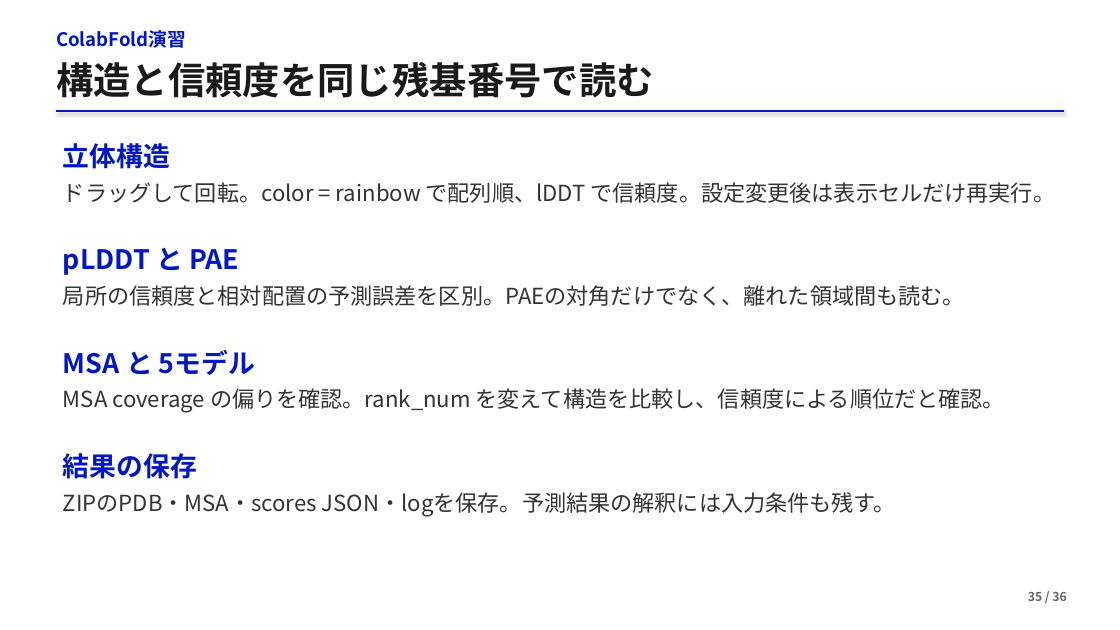
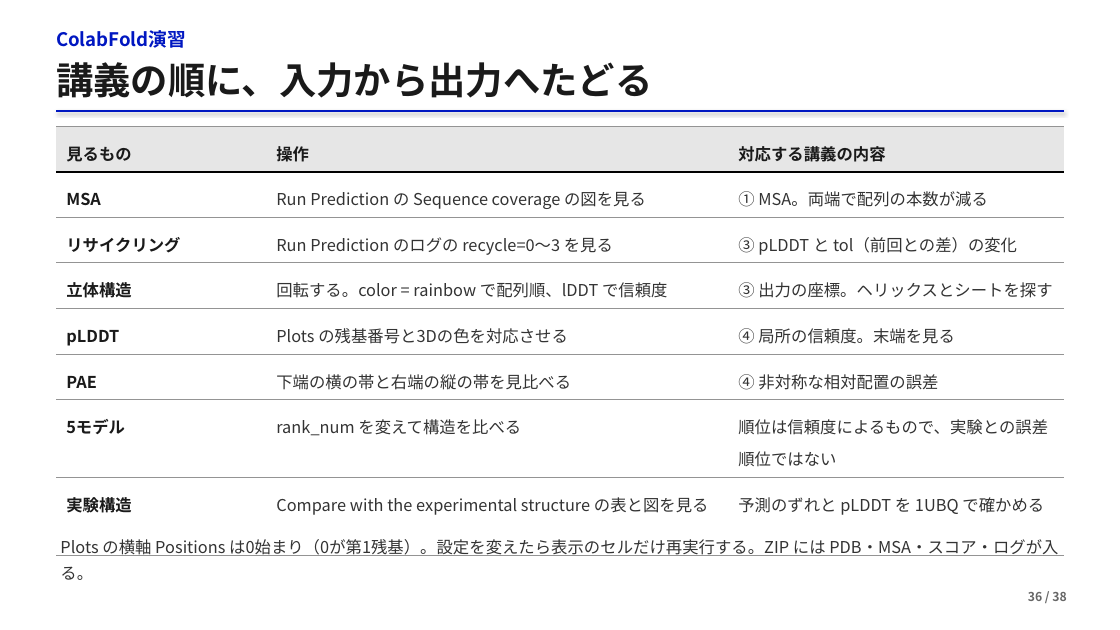
Before and after one commit to matsunagalab/lecture_bioinfo, a slide deck: slide 36 of 05_AlphaFold2による構造予測/05_AlphaFold2による構造予測.pptx (slide 35 before the commit). Drawn at 1120x630 pixels with LibreOffice and Linux fonts; fonts in the diff are those of the drawing. Boxes give left, top, right and bottom in pixels: in the first picture for what was removed or moved away, otherwise in the second. Text is boxed around its words. In the diff, an @@ line names an element or a change of style, - is before the commit and + after.

```diff
--- a/05_AlphaFold2による構造予測/05_AlphaFold2による構造予測.pptx
+++ b/05_AlphaFold2による構造予測/05_AlphaFold2による構造予測.pptx
@@ text at [56, 62, 652, 98]: text changed @@
-構造と信頼度を同じ残基番号で読む
+講義の順に、入力から出力へたどる
@@ table added at [56, 126, 1065, 521], 8 rows, 3 columns @@
+見るもの | 操作 | 対応する講義の内容
+MSA | Run Prediction の Sequence coverage の図を見る | ① MSA。両端で配列の本数が減る
+リサイクリング | Run Prediction のログの recycle=0〜3 を見る | ③ pLDDT と tol（前回との差）の変化
+立体構造 | 回転する。color = rainbow で配列順、lDDT で信頼度 | ③ 出力の座標。ヘリックスとシートを探す
+pLDDT | Plots の残基番号と3Dの色を対応させる | ④ 局所の信頼度。末端を見る
+PAE | 下端の横の帯と右端の縦の帯を見比べる | ④ 非対称な相対配置の誤差
+5モデル | rank_num を変えて構造を比べる | 順位は信頼度によるもので、実験との誤差順位ではない
+実験構造 | Compare with the experimental structure の表と図を見る | 予測のずれと pLDDT を 1UBQ で確かめる
@@ text removed at [63, 143, 170, 169] @@
-立体構造
@@ text removed at [63, 247, 239, 275] @@
-pLDDT と PAE
@@ text removed at [63, 285, 965, 306] @@
-局所の信頼度と相対配置の予測誤差を区別。PAEの対角だけでなく、離れた領域間も読む。
@@ text removed at [63, 350, 255, 375] @@
-MSA と 5モデル
@@ text removed at [63, 388, 1005, 413] @@
-MSA coverage の偏りを確認。rank_num を変えて構造を比較し、信頼度による順位だと確認。
@@ text removed at [63, 453, 197, 479] @@
-結果の保存
@@ text removed at [63, 492, 896, 517] @@
-ZIPのPDB・MSA・scores JSON・logを保存。予測結果の解釈には入力条件も残す。
@@ text at [60, 539, 1058, 580]: text changed; size 19 to 14 pt @@
-ドラッグして回転。color = rainbow で配列順、lDDT で信頼度。設定変更後は表示セルだけ再実行。
+Plots の横軸 Positions は0始まり（0が第1残基）。設定を変えたら表示のセルだけ再実行する。ZIP には PDB・MSA・スコア・ログが入る。
```
Also in this commit, not shown: 51 other slides changed, 4 slides added, 1 slide removed, 4 other files.
